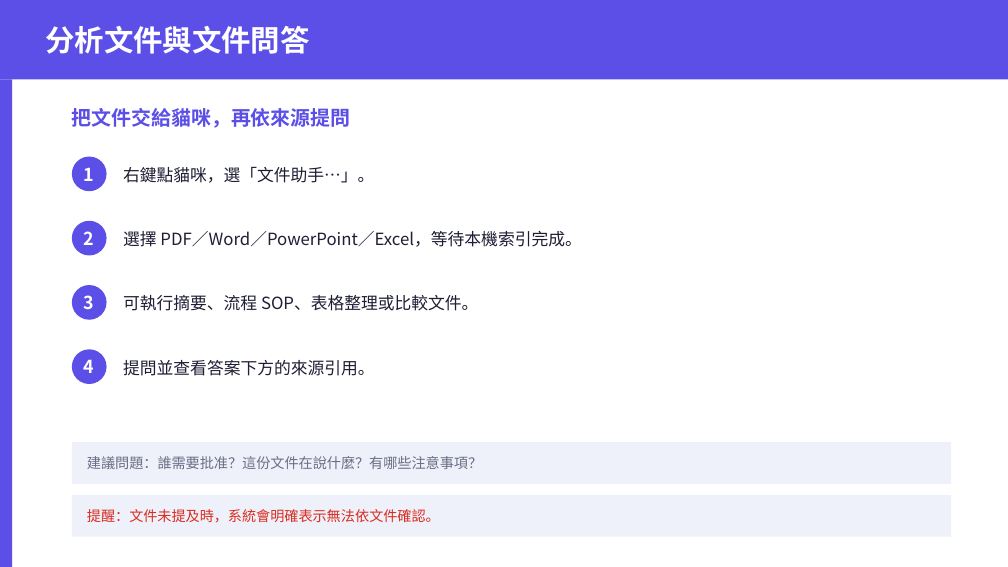
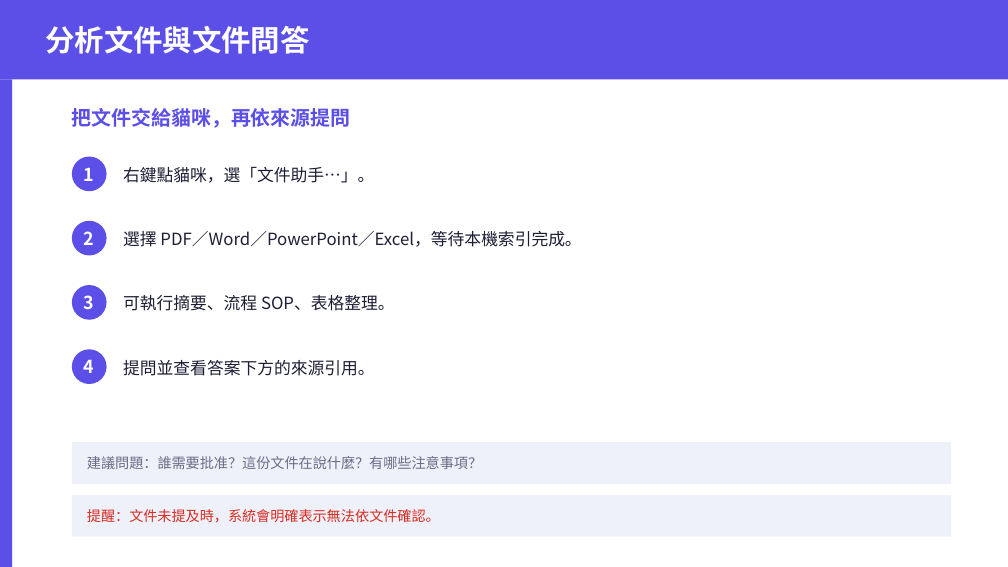
Before and after one commit to tototal999/cat_calude, a slide deck: slide 9 of 使用者SOP_投影版.pptx. Drawn at 1008x567 pixels with LibreOffice and Linux fonts; fonts in the diff are those of the drawing. Boxes give left, top, right and bottom in pixels: in the first picture for what was removed or moved away, otherwise in the second. Text is boxed around its words. In the diff, an @@ line names an element or a change of style, - is before the commit and + after.

```diff
--- a/使用者SOP_投影版.pptx
+++ b/使用者SOP_投影版.pptx
@@ text at bbox=[123, 295, 395, 311]: text changed @@
-可執行摘要、流程 SOP、表格整理或比較文件。
+可執行摘要、流程 SOP、表格整理。
```
Also in this commit, not shown: 8 other slides changed, 1 slide added, 2 slides removed, 17 other files.
